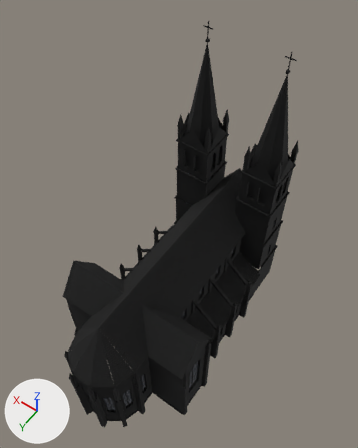
The glTF model game/assets/modelle/gebaeude/neubau/dom_katholisch.glb as it was, and as the next commit left it.
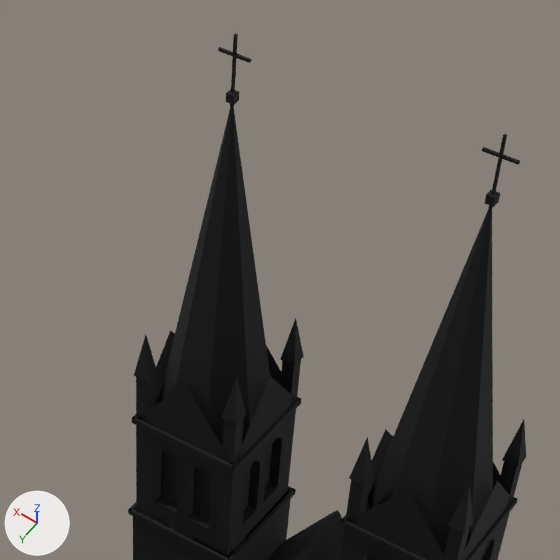
The first picture shows the older version from a camera (50 mm lens) standing at (-21.9, 28.7, 71.6) and looking at (0.2, -2.3, 22.8). The close-ups show the older and then the newer version on the part from 38% to 86% of the width and 2% to 41% of the height of that picture. Only the edits that show in the close-ups are written down. The axes (+X, +Y, +Z) are drawn at lower left. The lights are the same throughout. Vertices at exactly the same position are counted once.

Names of what the first close-up shows: 'Dach', 'Haus' and 1 more.
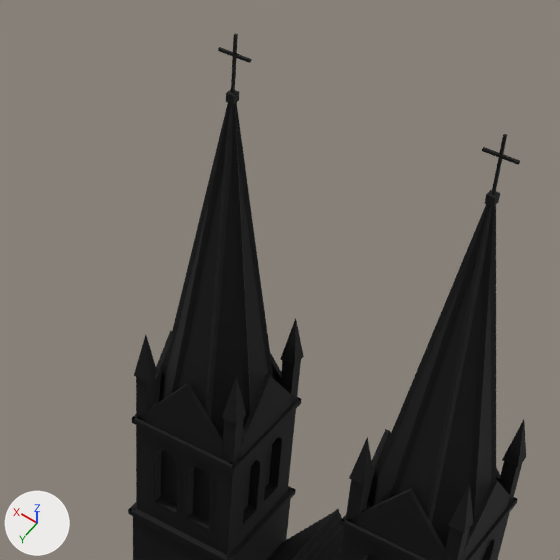
What changed in the scene script:
```text
Change me_dach:
    used by ob_dach; location = (0.0, 0.0, 0.0)
    remove me_dach.from_pydata(...)  # 1310 vertices, 1513 faces; spans x -9.6..9.6, y -17.0..17.9, z 6.6..40.0
    add me_dach.from_pydata(...)  # 1084 vertices, 1585 faces; spans x -9.6..9.6, y -17.1..17.9, z 6.6..40.1
    me_dach part 1: 96 vertices added at x -7.5..7.5, y -17.1..-12.3, z 25.6..40.1
    other edits to the shape of me_dach do not show in these pictures
    add me_dach.materials.append(mat_firstblech)
```

Where the change shows, as pixel boxes (x1, y1, x2, y2) in the close-ups (560 x 560 px):
'Dach', reshaped: before (159, 107, 493, 560); after (159, 103, 496, 560)
part 1 of me_dach, added: after (159, 103, 496, 524)
